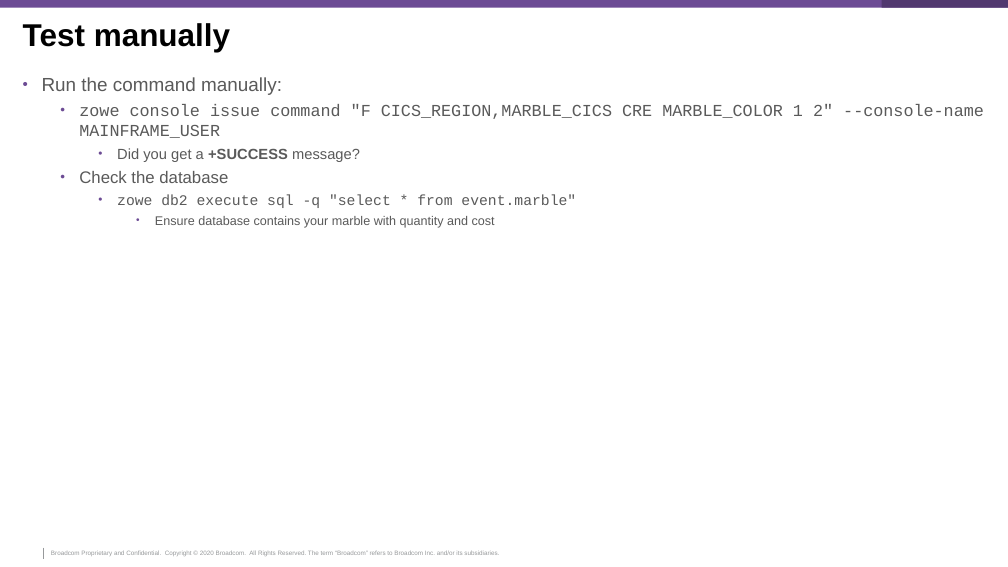
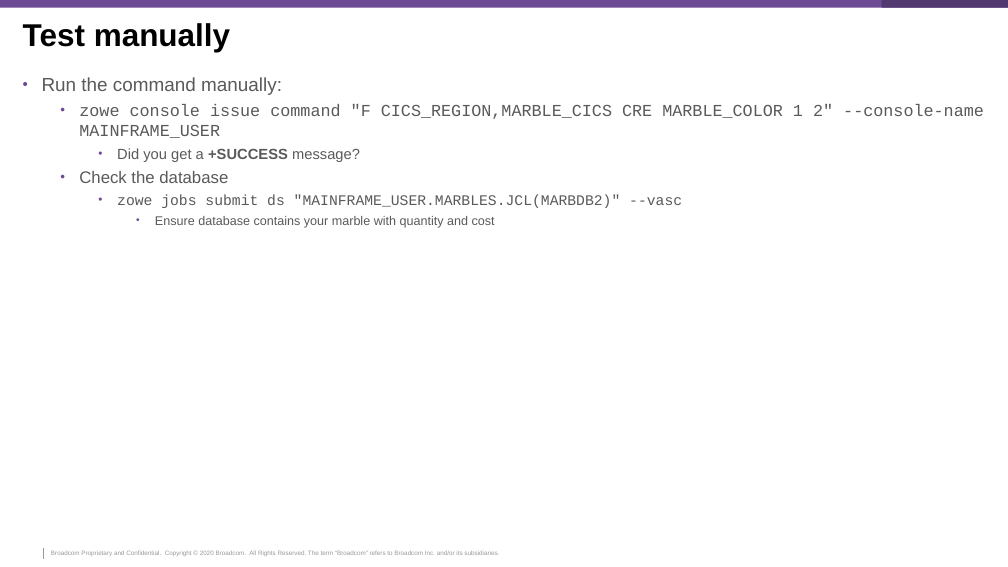
Before and after one commit to McQuitty-Broadcom/Zowe-DevOps-Example, a slide deck: slide 31 of .workshop/DevOps-Workshop.pptx. Drawn at 1008x567 pixels with LibreOffice and Linux fonts; fonts in the diff are those of the drawing; background and template pictures are left out. Boxes give left, top, right and bottom in pixels: in the first picture for what was removed or moved away, otherwise in the second. Text is boxed around its words. In the diff, an @@ line names an element or a change of style, - is before the commit and + after.

```diff
--- a/.workshop/DevOps-Workshop.pptx
+++ b/.workshop/DevOps-Workshop.pptx
@@ text at <box>117,194,682,208</box>: text changed @@
-    • zowe db2 execute sql -q "select * from event.marble"
+    • zowe jobs submit ds "MAINFRAME_USER.MARBLES.JCL(MARBDB2)" --vasc
```
Also in this commit, not shown: 3 other slides changed.
